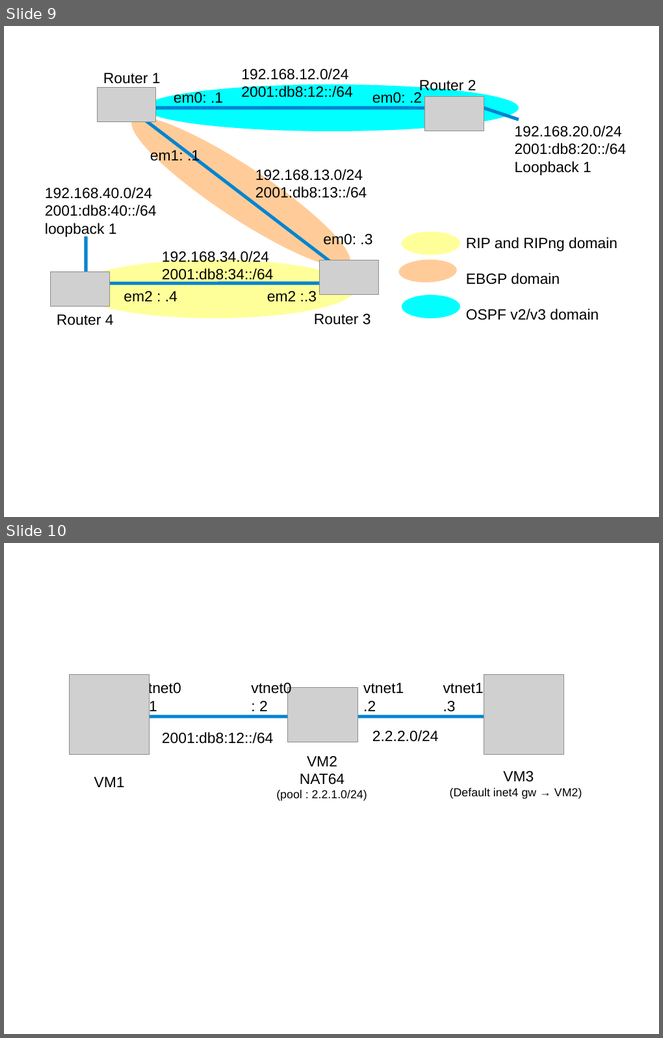
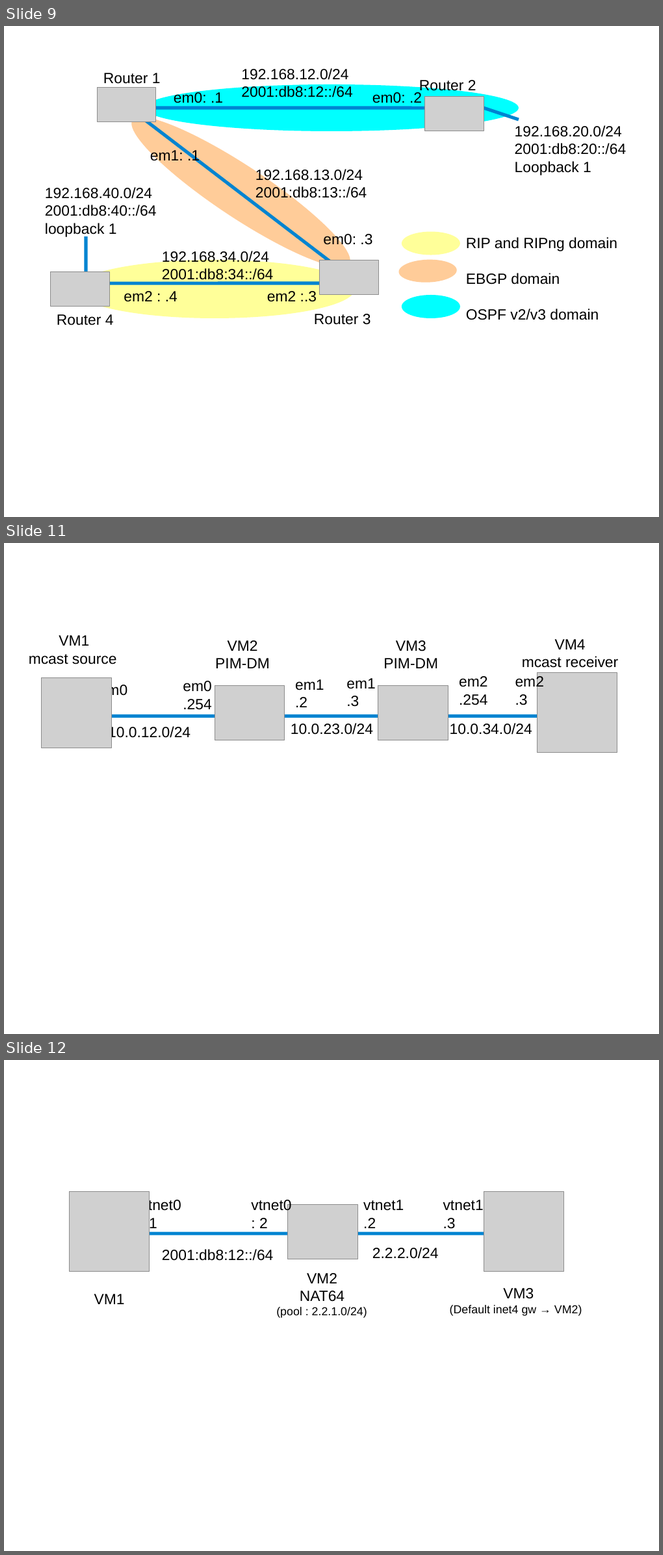
Before and after one commit to ocochard/BSDRP, a slide deck: docs/labs.examples.odp. Shown one above the other, each under a label of ours: slides 9 and 10 before the commit, slides 9, 11 and 12 after it; the slides between them are not shown. The pictures are 663x1038 and 663x1555 pixels, drawn with LibreOffice and Linux fonts; fonts in the diff are those of the drawing; grey boxes stand for pictures. Boxes give left, top, right and bottom in pixels: in the first picture for what was removed or moved away, otherwise in the second. Text is boxed around its words. In the diff, an @@ line names an element or a change of style, - is before the commit and + after.

```diff
--- a/docs/labs.examples.odp
+++ b/docs/labs.examples.odp
@@ slide 11 added at <box>4,543,659,1034</box>, background #FFFFFF @@
@@ text added at <box>29,635,117,665</box>, 18 pt, text #000000 @@
+VM1
+mcast source
@@ text added at <box>522,639,618,668</box>, 18 pt, text #000000 @@
+VM4
+mcast receiver
@@ text added at <box>215,641,270,668</box>, 18 pt, text #000000 @@
+VM2
+PIM-DM
@@ text added at <box>384,641,438,668</box>, 18 pt, text #000000 @@
+VM3
+PIM-DM
@@ picture added at <box>42,678,112,748</box> @@
@@ text added at <box>347,678,375,707</box>, 18 pt, text #000000 @@
+em1
+.3
@@ text added at <box>459,676,488,705</box>, 18 pt, text #000000 @@
+em2
+.254
@@ text added at <box>516,675,544,705</box>, 18 pt, text #000000 @@
+em2
+.3
@@ picture added at <box>537,673,617,753</box> @@
@@ text added at <box>99,683,128,717</box>, 18 pt, text #000000 @@
+em0
+.1
@@ text added at <box>183,681,211,710</box>, 18 pt, text #000000 @@
+em0
+.254
@@ picture added at <box>215,686,285,741</box> @@
@@ text added at <box>295,679,324,707</box>, 18 pt, text #000000 @@
+em1
+.2
@@ picture added at <box>378,686,448,741</box> @@
@@ line added from (551, 716) to (84, 716), #0084D1 4 pt @@
@@ text added at <box>108,725,191,741</box>, 18 pt, text #000000 @@
+10.0.12.0/24
@@ text added at <box>291,723,373,735</box>, 18 pt, text #000000 @@
+10.0.23.0/24
@@ text added at <box>450,723,532,735</box>, 18 pt, text #000000 @@
+10.0.34.0/24
@@ what was slide 10 is now slide 12 @@
```
Also in this commit, not shown: 1 slide changed, 1 other slide added, 9 other files.
